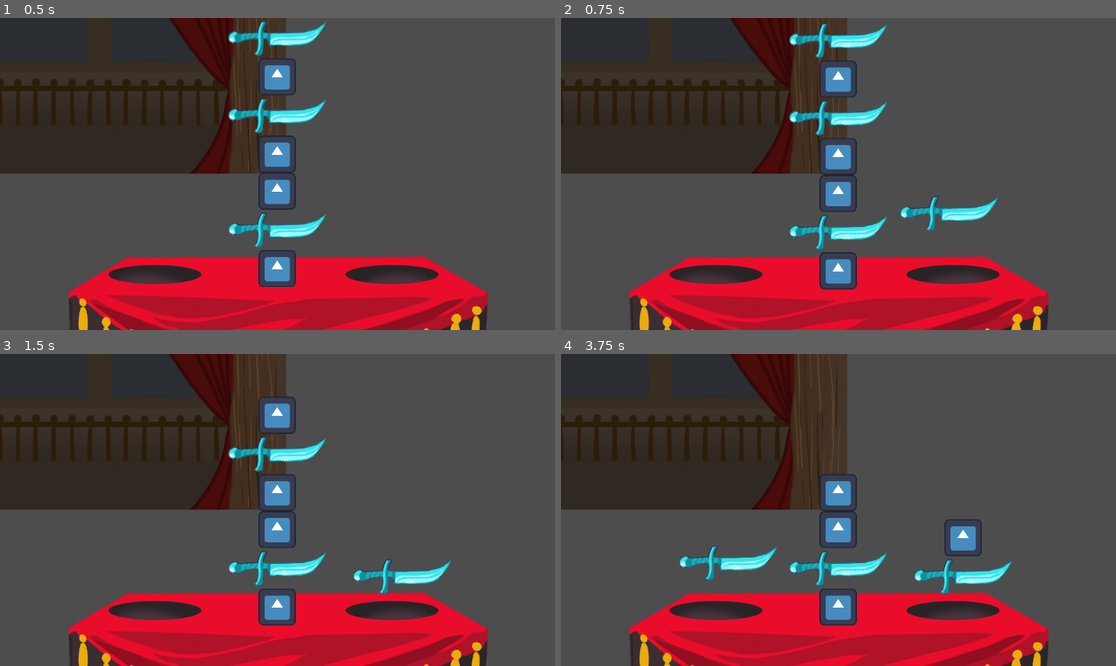
Above: before the commit, frames 1-4 (two rows, left to right).
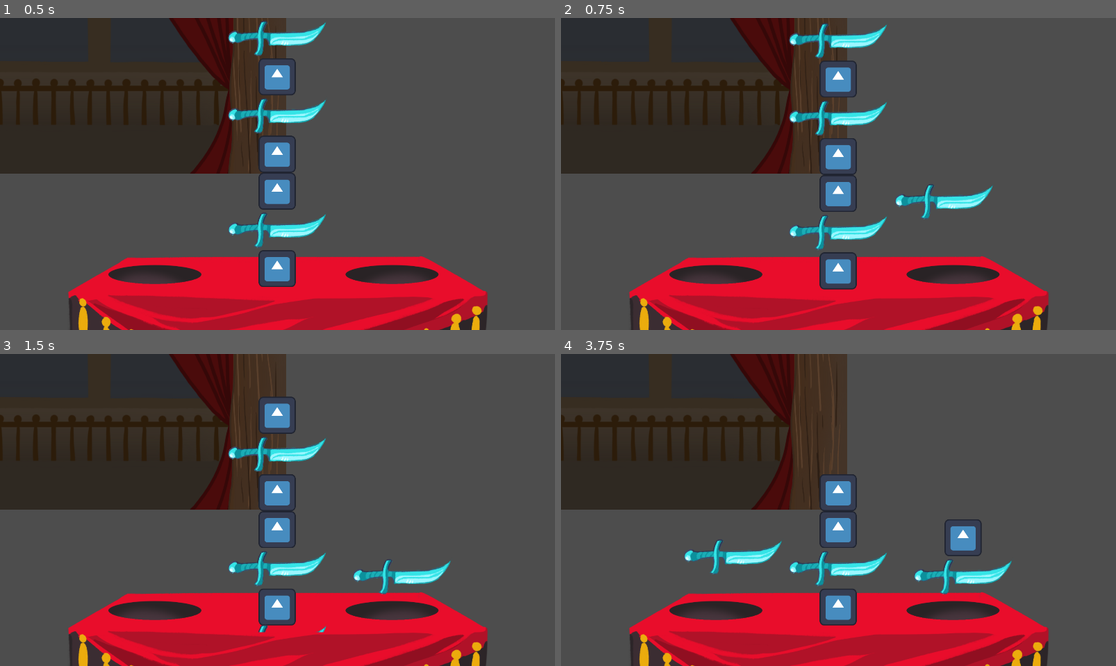
Above: after the commit, the same moments.

Repository: entityJY/wizard-sorting
Game: Godot game, scene res://levels/level_1/level_1.tscn
Same seed, same stepped clock (60 frames per second), same inputs: the game is played once before the commit and once after it. After the commit the project has no main scene; this scene is started directly in both runs. The engine's default icon, where the game draws it, is replaced by a stand-in: a white triangle on a blue panel in a dark square.
Inputs:
- Up to frame 1 (0.5 s): no input
- Up to frame 2 (0.75 s): hold Right (right) from 0.53 s (still down)
- Up to frame 3 (1.5 s): release Right (right) at 1.28 s; hold Down (down) from 1.28 s (still down)
- Up to frame 4 (3.75 s): tap Enter at 2 s; release Down (down) at 2.03 s; hold Right (right) 2.03-3.53 s; tap Space at 3.5 s; hold Left (left) from 3.53 s (still down)

Frame 1 is identical in both runs. In frame 2, 1.3% of the frame differs, in the area x 60-79%, y 53-69%; in frame 3, less than 0.1%; in frame 4, 1.0%.

Commit message:
Finished

Diff:
--- a/items/basic_item.gd
+++ b/items/basic_item.gd
@@ -18,6 +18,11 @@
 	for effect in effects:
 		effect.on_enter_active_sort(user_effects)
 
-func set_attached_target(target: Vector2):
+
+func calculate_path_attached(target: Vector2) -> void:
 	if attached_node:
-		attached_node.target_position = target
+		attached_node.calculate_new_path(target)
+
+func add_attached_target(target: Vector2) -> void:
+	if attached_node:
+		attached_node.add_target_position(target)
--- a/levels/level.gd
+++ b/levels/level.gd
@@ -41,7 +41,7 @@
 		var item = unsorted_stack.pop_front()
 		item.on_sort(user_effects)
 		left_target.y -= item.sprite.get_height()/2
-		item.set_attached_target(left_target)
+		item.calculate_path_attached(left_target)
 		left_target.y -= item.sprite.get_height()/2
 		left_stack.append(item)
 
@@ -49,14 +49,14 @@
 		var item = unsorted_stack.pop_front()
 		item.on_sort(user_effects)
 		right_target.y -= item.sprite.get_height()/2
-		item.set_attached_target(right_target)
+		item.calculate_path_attached(right_target)
 		right_target.y -= item.sprite.get_height()/2
 		right_stack.append(item)
 
 	if down:
 		var item = unsorted_stack.pop_front()
 		item.on_discard(user_effects)
-		item.set_attached_target(Vector2(0, 600))
+		item.add_attached_target(Vector2(0, 600))
 		discard_stack.append(item)
 
 	if left or right or down:
@@ -71,7 +71,7 @@
 	return true if dict[a] > dict[b] else false
 
 func calculate_score():
-	between_stacks = true
+	if between_stacks: return
 
 	var score = 0
 
@@ -121,26 +121,29 @@
 			if not right_keys[0] in item.attributes:
 				score -= 1
 
-	if stack_timer.is_stopped():
-		stack_timer.start()
-
+	stack_timer.start()
 	total_score += score
 	stack_sorted.emit(score)
+	between_stacks = true
 
 
 func start_level():
 	between_stacks = false
 
+	# reset target_positions
 	left_target = $LeftStack.global_position
 	right_target = $RightStack.global_position
 
+	# get next stack
 	var starting_stack = stacks.pop_front()
 
+	# instantiate next stack of items
 	var item_array: Array[Item]
 	for item in starting_stack.item_stack:
 		item_array.append(item.duplicate())
 	unsorted_stack = ItemStack.new(item_array, starting_stack.randomized_order)
 
+	# create ItemScene items
 	var start_position: Vector2 = $ItemStack.global_position
 	var prev_height: int = 0
 	unsorted_stack.item_stack.reverse()
@@ -150,7 +153,7 @@
 		var scene: ItemScene = ItemScene.new(item.sprite)
 		scene.global_position = start_position
 		scene.global_position.y -= 2000
-		scene.target_position = start_position
+		scene.set_target_positions([start_position])
 		item.attached_node = scene
 		$InstantiatedItems.add_child(scene)
 		prev_height = item.sprite.get_height()
@@ -158,10 +161,13 @@
 
 
 func _on_stack_timer_timeout():
+	# move items into holes
 	for item in left_stack:
-		item.set_attached_target(Vector2(left_target.x, $LeftStack.global_position.y + 700))
+		item.add_attached_target(Vector2(left_target.x, $LeftStack.global_position.y + 700))
 	for item in right_stack:
-		item.set_attached_target(Vector2(right_target.x, $RightStack.global_position.y + 700))
+		item.add_attached_target(Vector2(right_target.x, $RightStack.global_position.y + 700))
+
+	# start next stack or complete level
 	if not stacks.is_empty():
 		start_level()
 	else:
--- a/project.godot
+++ b/project.godot
@@ -11,7 +11,6 @@
 [application]
 
 config/name="Wizard Sorting"
-run/main_scene="uid://cdq6lo7lqgeaq"
 config/features=PackedStringArray("4.5", "Mobile")
 config/icon="res://icon.svg"
 
--- a/resources/item_stack.gd
+++ b/resources/item_stack.gd
@@ -10,7 +10,7 @@
     if randomized_order:
         item_stack.shuffle()
 
-func pop_front() -> Variant:
+func pop_front() -> Item:
     return item_stack.pop_front()
 
 func is_empty() -> bool:
--- a/scenes/item_scene.gd
+++ b/scenes/item_scene.gd
@@ -2,11 +2,30 @@
 class_name ItemScene
 
 
-@export var target_position: Vector2
+@export var target_positions: Array[Vector2]
 var SPEED = 10
+var dis_for_complete = 0
 
-func _init(sprite: Resource):
+func _init(sprite: Texture2D):
 	texture = sprite
+	@warning_ignore("integer_division")
+	dis_for_complete = sprite.get_width()/2
 
 func _process(delta):
-	global_position = global_position.lerp(Vector2(target_position.x, target_position.y), SPEED*delta)
+	global_position = global_position.lerp(target_positions[0], SPEED*delta)
+	if (global_position-target_positions[0]).length() < dis_for_complete and len(target_positions) > 1:
+		target_positions.pop_front()
+
+
+func calculate_new_path(target: Vector2) -> void:
+	if target.y > global_position.y:
+		add_target_position(Vector2(150 * sign(target.x), global_position.y))
+	else:
+		add_target_position(Vector2(200 * sign(target.x), target.y))
+	add_target_position(target)
+
+func add_target_position(target: Vector2) -> void:
+	target_positions.append(target)
+
+func set_target_positions(targets: Array[Vector2]) -> void:
+	target_positions = targets
